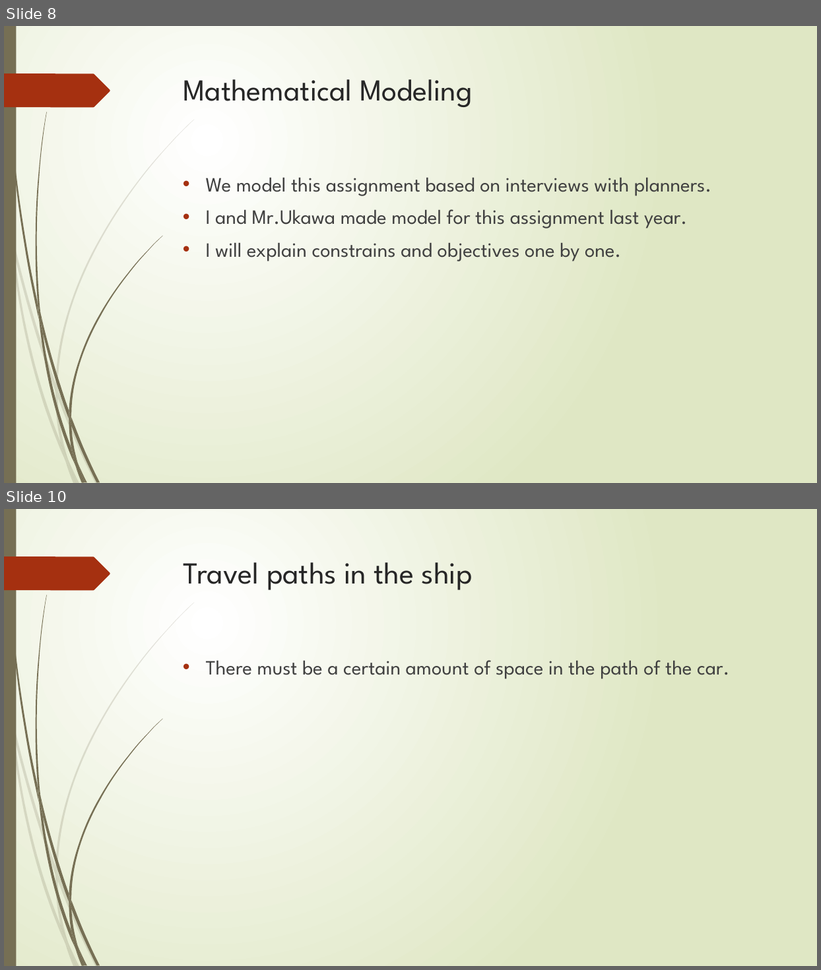
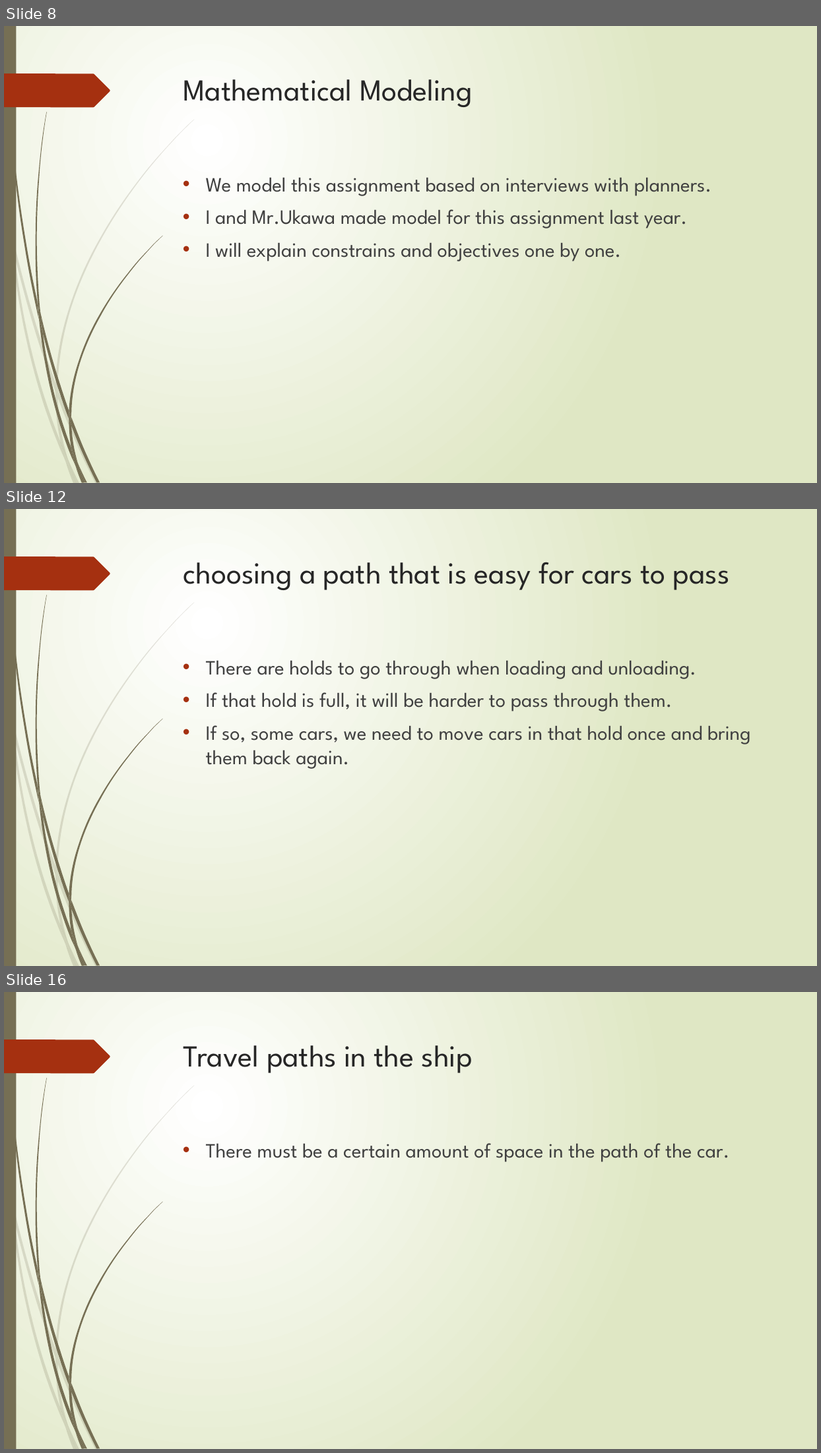
Before and after one commit to r-kurosu/kline_new, a slide deck: 中間報告.pptx. Shown one above the other, each under a label of ours: slides 8 and 10 before the commit, slides 8, 12 and 16 after it; the slides between them are not shown. The pictures are 821x970 and 821x1453 pixels, drawn with LibreOffice and Linux fonts; fonts in the diff are those of the drawing. Boxes give left, top, right and bottom in pixels: in the first picture for what was removed or moved away, otherwise in the second. Text is boxed around its words. In the diff, an @@ line names an element or a change of style, - is before the commit and + after.

```diff
--- a/中間報告.pptx
+++ b/中間報告.pptx
@@ slide 12 added at (x1=4, y1=509, x2=817, y2=966), background gradient #FFFFFF to #DFE8C4; not listed: 24 template elements that a slide beside it also shows @@
@@ title added at (x1=183, y1=562, x2=730, y2=590), 36 pt, text #262626 @@
+choosing a path that is easy for cars to pass
@@ text added at (x1=206, y1=661, x2=750, y2=769), 24 pt, text #404040 @@
+• There are holds to go through when loading and unloading.
+• If that hold is full, it will be harder to pass through them.
+• If so, some cars, we need to move cars in that hold once and bring them back again.
@@ what was slide 10 is now slide 16 @@
```
Also in this commit, not shown: 4 slides changed, 12 other slides added.
